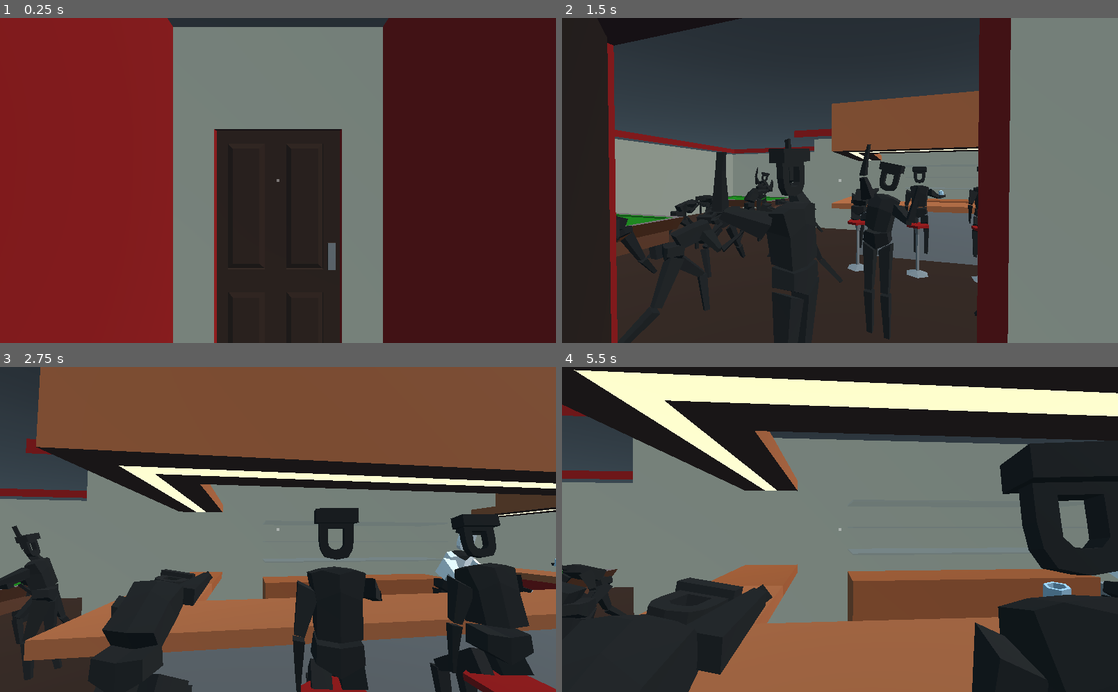
Above: before the commit, frames 1-4 (two rows, left to right).
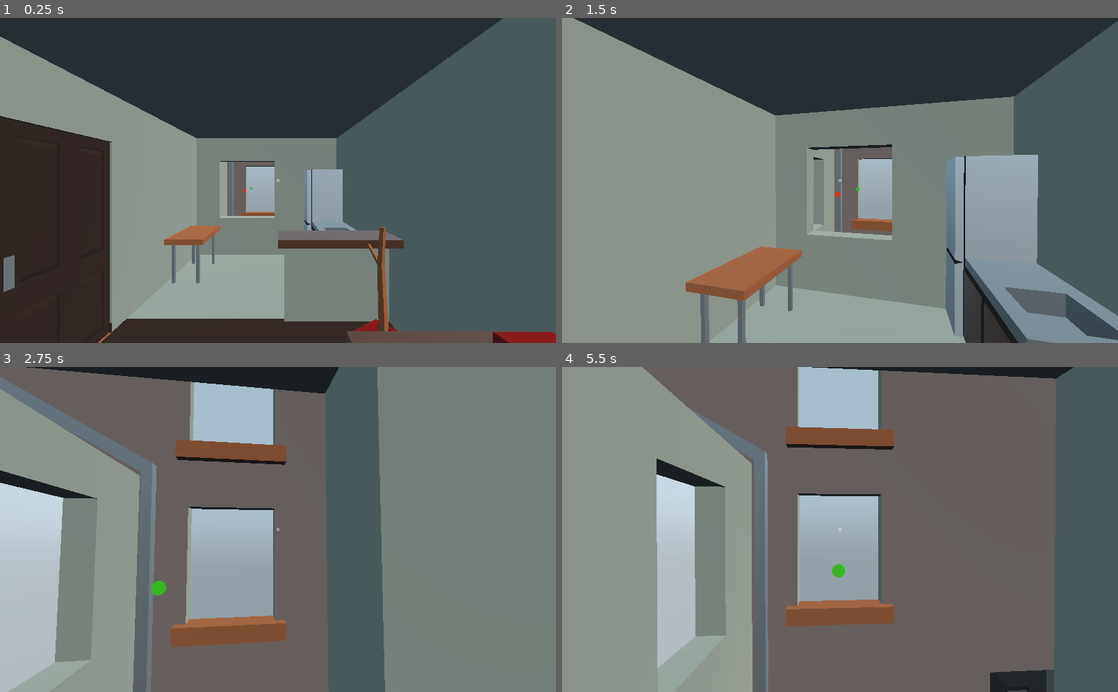
Above: after the commit, the same moments.

Repository: Eptwalabha/ld47
Game: Godot game, scene res://scenes/Game.tscn
Same seed, same stepped clock (60 frames per second), same inputs: the game is played once before the commit and once after it. Sound files missing from this copy of the repository are replaced by a short silence.
Inputs (mouse positions are in pixels of both pictures, inside the frame that each line leads up to):
- Up to frame 1 (0.25 s): no input
- Up to frame 2 (1.5 s): tap Enter at 0.5 s; move the mouse to (867, 180) at 0.52 s; hold W (move_forward) from 0.53 s (still down); tap E (context_action) at 0.6, 1.35 s; move the mouse to (812, 180) at 1.27 s
- Up to frame 3 (2.75 s): keep holding W (move_forward); move the mouse to (289, 523) at 2.02 s; tap E (context_action) at 2.1 s
- Up to frame 4 (5.5 s): keep holding W (move_forward); move the mouse to (834, 536) at 2.77 s; tap E (context_action) every 0.75 s from 2.85 to 5.1 s; move the mouse to (878, 532) at 3.52 s; move the mouse to (795, 526) at 4.27 s; move the mouse to (845, 529) at 5.02 s

The runs differ from the first frame. In frame 1, 93% of the frame differs, in the area x 0-100%, y 0-100%; in frame 2, 79%; in frame 3, 83%; in frame 4, 90%.

Commit message:
first draft of chapter 1

Diff:
--- a/assets/text/text.csv
+++ b/assets/text/text.csv
@@ -47,8 +47,6 @@
 voice_mail	voice mail	messagerie
 flat_plant	I should water the plant	Il faudrait que j'arrose cette plante
 hover_exit-door	Exit bar	Sortir du bar
-hover_bar-door	Open the door	Ouvrir la porte
-hover_toilet-door	Open	Ouvrir
 key_inserted	The key fits the lock	La clef est entrée dans la serrure
 valve_inserted	You use the valve as a door handle replacement	Vous utilisez la valve comme poignée de porte
 find_the_key	The key to open that door must be somewhere around	La clef qui ouvre cette porte doit bien être quelque part
@@ -70,3 +68,7 @@
 hover_flat-plant	Look	Regarder
 hover_door_open	Open	Ouvrir
 hover_door_close	Close	Fermer
+hover_flat-bouncer	Knock at the door	Frapper à la porte
+hover_flat-window	Use the window	Passer par la fenêtre
+hover_flat-friend_bar	Talk to your friend	Parler à votre ami
+pick_up_phone_first	I can't leave without my phone	Je ne peux pas sortir sans mon téléphone
--- a/autoload.gd
+++ b/autoload.gd
@@ -8,7 +8,7 @@
 }
 
 const DEBUG : bool = true
-const DEBUG_GAME_LEVEL = LEVEL.BAR
+const DEBUG_GAME_LEVEL = LEVEL.FLAT
 const DEBUG_FLAT_INITIAL_LEVEL : int = -1
 
 const FLAT_INITIAL_LEVEL : int = -1
@@ -67,8 +67,8 @@
 			'bouncer:dialog_1_bouncer_03',
 		],
 	},
-	'flat-friend-flat': 'flat_friend_flat',
-	'flat-friend-bar': 'friend:dialog_1_friend_02',
+	'flat-friend_flat': 'flat_friend_flat',
+	'flat-friend_bar': 'friend:dialog_1_friend_02',
 	'bar-friend_1': {
 		'text': [
 			'friend:dialog_2_01',
@@ -100,5 +100,6 @@
 			'bartender:drink_call'
 		]
 	},
-	'valve_inserted': 'key_inserted',
+	'valve_inserted': 'valve_inserted',
+	'pick_up_phone_first': 'pick_up_phone_first',
 }
--- a/scenes/Game.tscn
+++ b/scenes/Game.tscn
@@ -58,7 +58,7 @@
 ] instance=ExtResource( 8 )]
 transform = Transform( 1, 0, 0, 0, 1, 0, 0, 0, 1, -0.415, 1.4, -3.1 )
 active = false
-id = "flat/window"
+id = "flat-window"
 
 [node name="Phone" parent="Map/Flat/Appartment" instance=ExtResource( 28 )]
 transform = Transform( -0.761979, 0, 0.647601, 0, 1, 0, -0.647601, 0, -0.761979, -0.307218, 0.329252, 1.43801 )
